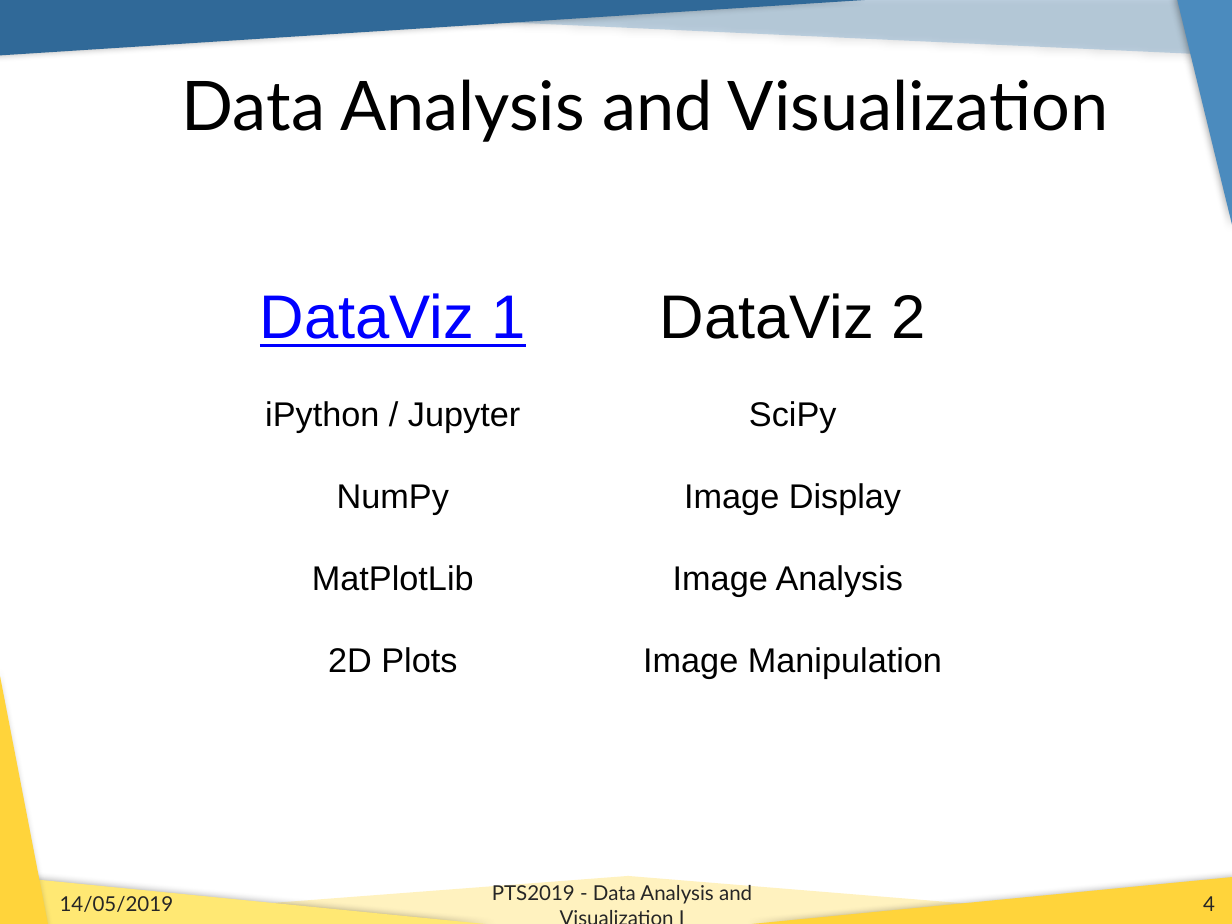
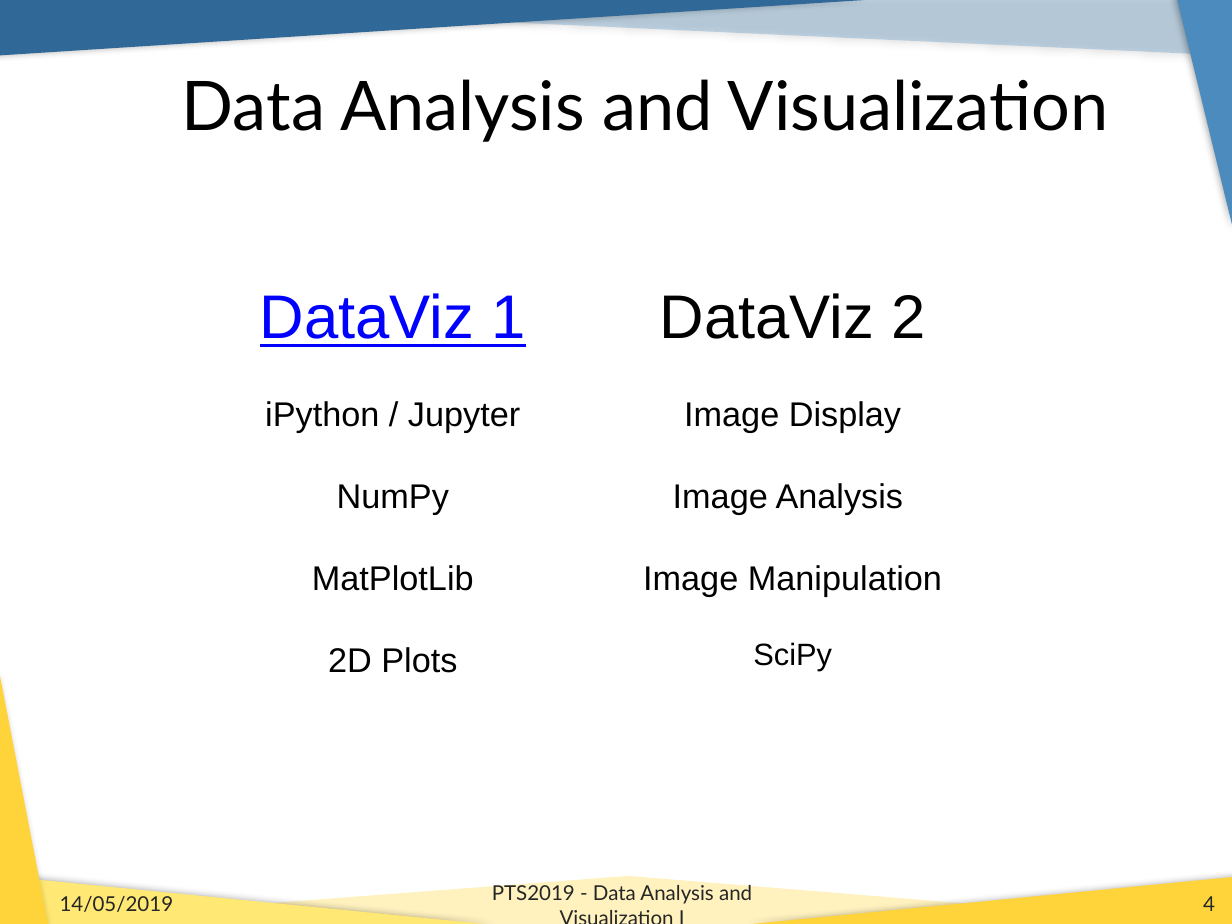
Before and after one commit to b1quint/Python-Tutorial-Series, a slide deck: slide 4 of Presentations/PTS2019_DataVizualization_II.pptx. Drawn at 1232x924 pixels with LibreOffice and Linux fonts; fonts in the diff are those of the drawing; background and template pictures are left out. Boxes give left, top, right and bottom in pixels: in the first picture for what was removed or moved away, otherwise in the second. Text is boxed around its words. In the diff, an @@ line names an element or a change of style, - is before the commit and + after.

```diff
--- a/Presentations/PTS2019_DataVizualization_II.pptx
+++ b/Presentations/PTS2019_DataVizualization_II.pptx
@@ text at (x1=749, y1=401, x2=837, y2=432): paragraph removed @@
-SciPy
@@ text at (x1=753, y1=642, x2=832, y2=670): paragraph added @@
+SciPy
```
Also in this commit, not shown: 1 other slide changed, 5 slides added, 1 other file.
